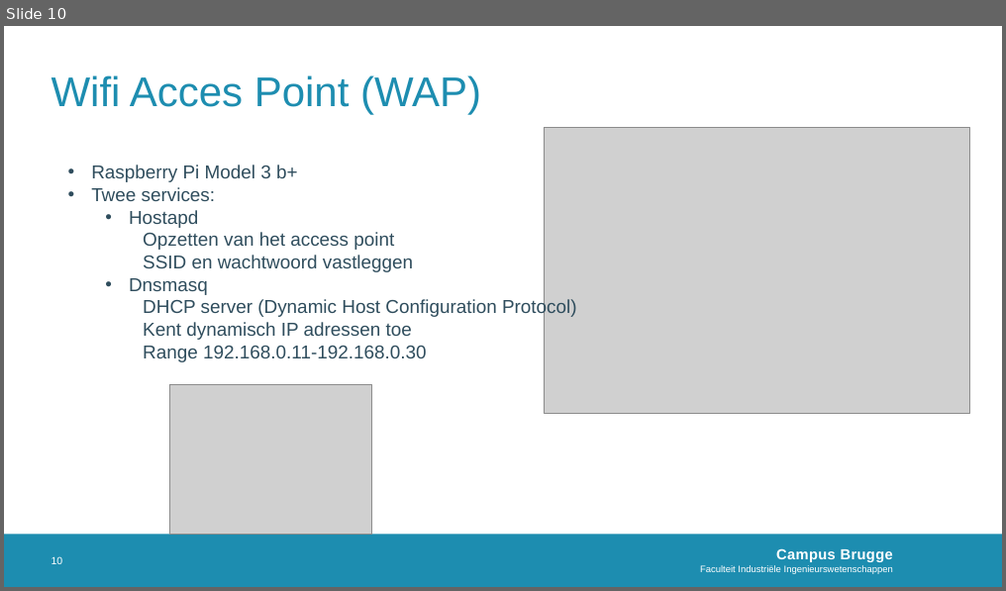
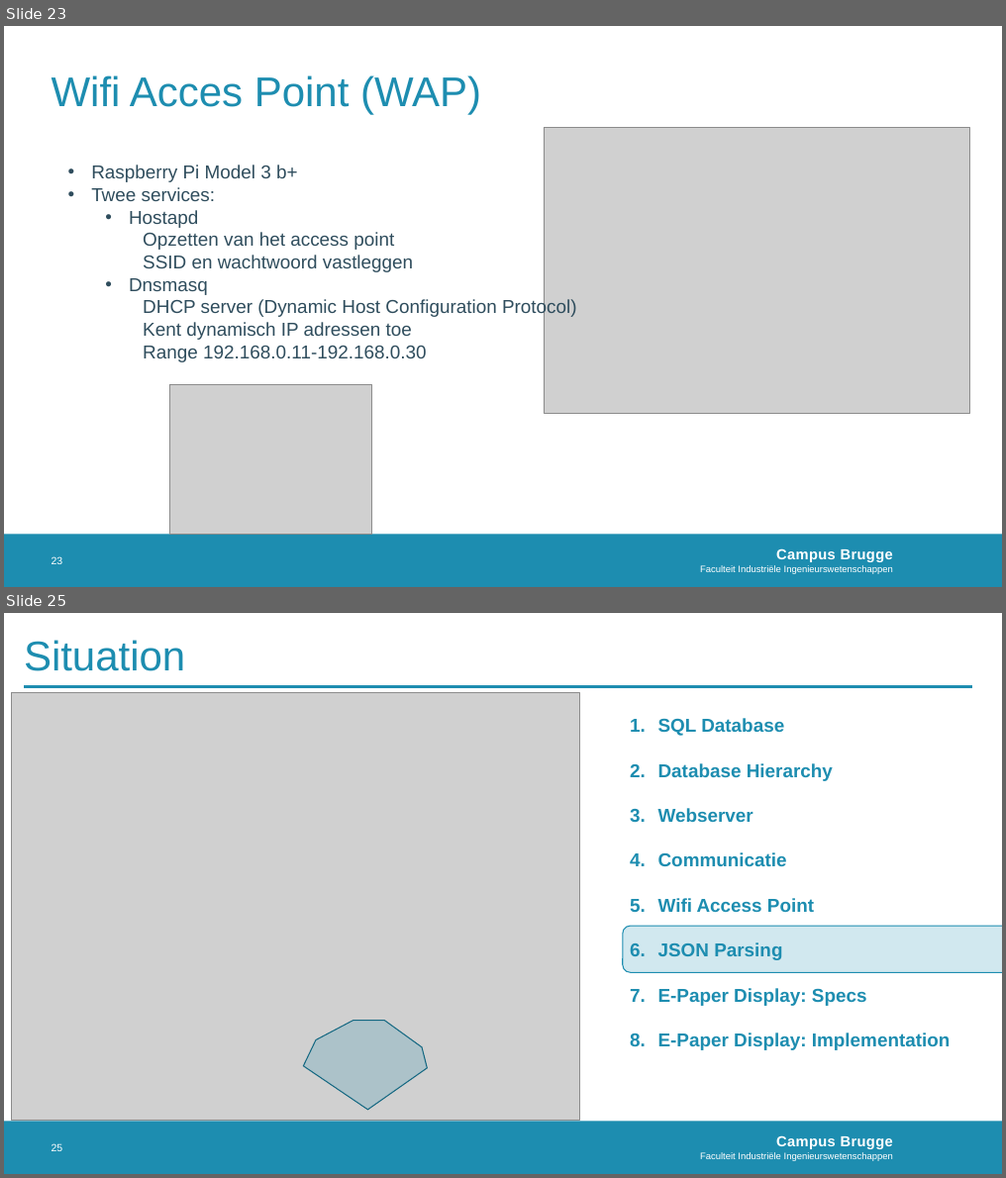
Before and after one commit to MichelDequick/E-ink-Room-Reservation-Display, a slide deck: Documentation/Presentatie.pptx. Shown one above the other, each under a label of ours: slide 10 before the commit, slides 23 and 25 after it; the slides between them are not shown. The pictures are 1006x591 and 1006x1178 pixels, drawn with LibreOffice and Linux fonts; fonts in the diff are those of the drawing; grey boxes stand for pictures; background and template pictures are left out. Boxes give left, top, right and bottom in pixels: in the first picture for what was removed or moved away, otherwise in the second. Text is boxed around its words. In the diff, an @@ line names an element or a change of style, - is before the commit and + after.

```diff
--- a/Documentation/Presentatie.pptx
+++ b/Documentation/Presentatie.pptx
@@ slide 25 added at box(4, 613, 1002, 1174), background #FFFFFF; not listed: 2 template elements that a slide beside it also shows @@
@@ title added at box(24, 640, 185, 671), 40 pt, text #1D8DB0 @@
+Situation
@@ picture added at box(12, 693, 579, 1120) @@
@@ line added from (24, 687) to (973, 687), #1D8DB0 2.5 pt @@
@@ text added at box(658, 718, 950, 1051), 18 pt, text #1D8DB0, bold @@
+1. SQL Database
+2. Database Hierarchy
+3. Webserver
+4. Communicatie
+5. Wifi Access Point
+6. JSON Parsing
+7. E-Paper Display: Specs
+8. E-Paper Display: Implementation
@@ rounded rectangle added at box(623, 926, 1002, 972), fill #1D8DB0 at 20% opacity, outline #1D8DB0 1 pt @@
@@ freeform shape added at box(303, 1020, 427, 1109), fill #1D8DB0 at 20% opacity, outline #156882 1 pt @@
@@ page number added at box(52, 1144, 63, 1152), 10 pt, text #FFFFFF @@
+25
@@ what was slide 10 is now slide 23 @@
@@ page number at box(52, 557, 63, 565): text changed @@
-10
+23
```
Also in this commit, not shown: 8 slides changed, 12 other slides added, 1 other file.
